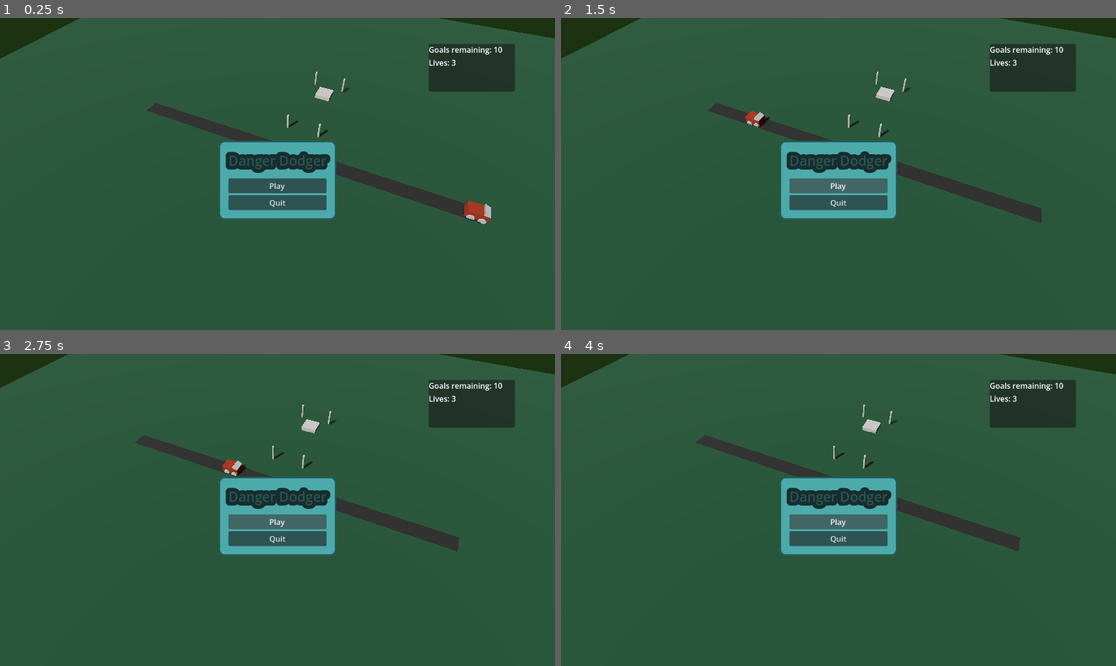
Above: before the commit, frames 1-4 (two rows, left to right).
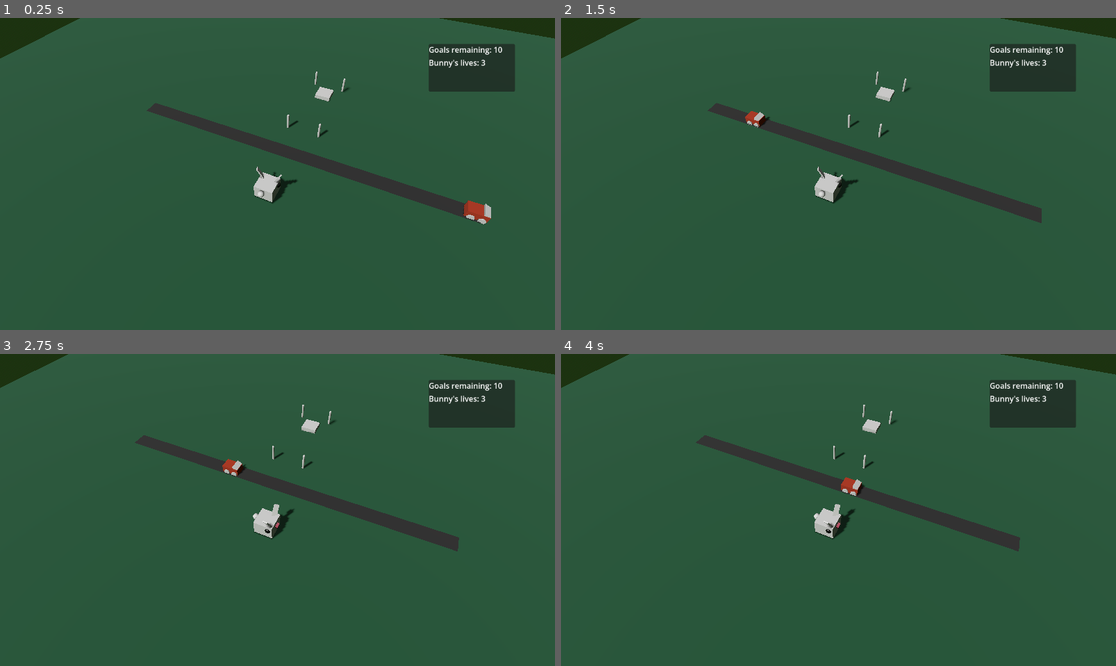
Above: after the commit, the same moments.

Repository: unblinky/danger-dodger-plus
Game: Godot game, scene res://Main/Main.tscn
Same seed, same stepped clock (60 frames per second), same inputs: the game is played once before the commit and once after it.
Inputs (mouse positions are in pixels of both pictures, inside the frame that each line leads up to):
- Up to frame 1 (0.25 s): no input
- Up to frame 2 (1.5 s): click (838, 186) at 0.5 s, where only the run before the commit has a clickable "Play"; click (838, 186) at 1.25 s, where only the run before the commit has a clickable "Play"
- Up to frame 3 (2.75 s): hold D (move_right) from 2.03 s (still down)
- Up to frame 4 (4 s): release D (move_right) at 2.78 s; hold S (move_down) 2.78-3.53 s; hold D (move_right) from 3.53 s (still down)

The runs differ from the first frame. In frame 1, 4.0% of the frame differs, in the area x 39-88%, y 13-65%; in frame 2, 4.5%; in frame 3, 4.5%; in frame 4, 4.5%.

Commit message:
Animal UI. PauseMenu object.

Diff:
--- a/Code/Animal/Animal.gd
+++ b/Code/Animal/Animal.gd
@@ -1,77 +1,74 @@
-# var = nouns
-# func = verbs
-# if match conditions
-# for = loops
+extends Area3D
+class_name Animal ## The main class for the player input.
 
-# 80%
+# TODO:
+# [ ] Is game over?
+#   [ ] What should happen?
 
 
-extends Area3D
-class_name Animal
+# [x] Subtract life.
+# [x] update_lives(-1)
+# [x] Disable / enable hitbox: solution:
+#     collider.set_deferred("disabled", true)
+#     collider.disabled = false
+# [x] Hide / show graphics.
+# [x] Lerp to the origin.
+#   [x] spawning point.
 
 
 # The secret hand shake.
-# Hold Ctrl + Shift + Drop
+#  Hold Ctrl + Shift + Drop
+
+@onready var collider: CollisionShape3D = $Collider
 @onready var graphics: Node3D = $Graphics
+@onready var lives_ui: Label = $UI/VBox/LivesUI
+
+@export var lives: int = 3 ## Bunny lives.
 
 var leap_distance: float = 1.0
 var weight: float = 1.0 # 0 - 1
 var weight_speed: float = 5.0 # per sec.
 
+var spawning_point: Vector3
 var current_spot: Vector3
 var next_spot: Vector3
 
-
-# lerp(a, b, 0.5)
-#     16, 8, 0.5 = 4
-# lerp(position, next_spot, 0.25)
 
 func _ready() -> void:
 	# Signal hook.
 	area_entered.connect(on_entered)
 
+	# TODO: R&D why isn't this offset? Where are we clamping?
+	spawning_point = position
 	current_spot = position
 	next_spot = position
 
-
-func on_entered(other_area: Area3D) -> void:
-	if other_area is Vehicle:
-		print("Lose a life.")
-
-	if other_area is Goal:
-		print("Goal!!!")
-		# TODO: Do somthing more dynamic.
-		position = Vector3.ZERO
+	update_lives(0)
 
 
 func _process(delta: float) -> void:
 	if weight >= 1.0:
 		if Input.is_action_just_pressed("move_left"):
-			# position.x -= leap_distance
 			next_spot = current_spot + Vector3.LEFT
 			weight = 0.0
 			graphics.rotation_degrees.y = 90.0
 
 		if Input.is_action_just_pressed("move_right"):
-			#position.x += leap_distance
 			next_spot = current_spot + Vector3.RIGHT
 			weight = 0.0
 			graphics.rotation_degrees.y = -90.0
 
-		# FIXME:
 		if Input.is_action_just_pressed("move_up"):
-			#position.z -= leap_distance # Forward.
 			next_spot = current_spot + Vector3.FORWARD
 			weight = 0.0
 			graphics.rotation_degrees.y = 0.0
 
 		if Input.is_action_just_pressed("move_down"):
-			#position.z += leap_distance # Backward.
 			next_spot = current_spot + Vector3.BACK
 			weight = 0.0
 			graphics.rotation_degrees.y = 180.0
 
-	# Tweening.
+	## Tweening.
 	if weight < 1.0:
 		weight += weight_speed * delta
 		# Did we overrun the [0.0 - 1.0] clamp.
@@ -79,9 +76,37 @@
 			weight = 1.0
 			current_spot = next_spot
 
-	# Resting.
-	#else:
-	#	weight = 1.0
+	# TODO: Is it the lerp that retriggers collision detection?
+	## Always lerping. Use next_spot to move.
+	position = lerp(current_spot, next_spot, weight)
+	if current_spot == spawning_point:
+		graphics.show()
+		collider.disabled = false
 
-	#print("Weight: ", weight)
-	position = lerp(current_spot, next_spot, weight)
+
+func update_lives(delta_lives: int):
+	lives += delta_lives
+	lives_ui.text = "Bunny's lives: " + str(lives)
+
+
+func respawn():
+	# collider.disabled = true # Can't run while...
+	collider.set_deferred("disabled", true)
+
+	graphics.hide()
+	next_spot = spawning_point
+	weight = 0.0
+	print("Killed. Respawning.")
+	pass
+
+
+func on_entered(other_area: Area3D) -> void:
+	if other_area is Vehicle:
+		update_lives(-1)
+		respawn()
+		print(lives)
+
+	if other_area is Goal:
+		# DEBUG: Try moving the position?
+		respawn()
+		print("Goal!!!")
--- a/Code/Animal/Animal.tscn
+++ b/Code/Animal/Animal.tscn
@@ -23,7 +23,7 @@
 [node name="Animal" type="Area3D" unique_id=1927845697]
 script = ExtResource("1_yvsqr")
 
-[node name="CollisionShape3D" type="CollisionShape3D" parent="." unique_id=1319934459]
+[node name="Collider" type="CollisionShape3D" parent="." unique_id=1319934459]
 transform = Transform3D(1, 0, 0, 0, 1, 0, 0, 0, 1, 0, 0.5196738, 0)
 shape = SubResource("BoxShape3D_fh211")
 
@@ -82,4 +82,4 @@
 
 [node name="LivesUI" type="Label" parent="UI/VBox" unique_id=916532860]
 layout_mode = 2
-text = "Lives: 3"
+text = "Lives: 0123456789"
--- a/Code/Main/Main.gd
+++ b/Code/Main/Main.gd
@@ -1,10 +1,4 @@
 extends Node
 class_name Main
 
-@onready var quit_button: Button = $PauseMenu/VBox/QuitButton
-
-func _ready() -> void:
-	quit_button.pressed.connect(on_quit_pressed)
-
-func on_quit_pressed():
-	get_tree().quit()
+var animal: Animal
--- a/Code/Main/Main.tscn
+++ b/Code/Main/Main.tscn
@@ -5,6 +5,7 @@
 [ext_resource type="PackedScene" uid="uid://berl535au27hs" path="res://Lane/Lane.tscn" id="3_ps1la"]
 [ext_resource type="PackedScene" uid="uid://d10bdq3u7df63" path="res://Vehicle/Vehicle.tscn" id="4_6aewd"]
 [ext_resource type="PackedScene" uid="uid://c4v0peqkg130j" path="res://Goal/Goal.tscn" id="5_6aewd"]
+[ext_resource type="PackedScene" uid="uid://dkrcw84mho1yp" path="res://PauseMenu/PauseMenu.tscn" id="6_u2i7p"]
 
 [sub_resource type="ProceduralSkyMaterial" id="ProceduralSkyMaterial_83ytx"]
 sky_top_color = Color(0.5019608, 0.49411765, 0.49411765, 1)
@@ -27,28 +28,6 @@
 
 [sub_resource type="CapsuleMesh" id="CapsuleMesh_fh211"]
 radius = 0.069
-
-[sub_resource type="StyleBoxFlat" id="StyleBoxFlat_6aewd"]
-content_margin_left = 20.0
-content_margin_top = 9.0
-content_margin_right = 20.0
-content_margin_bottom = 20.0
-bg_color = Color(0.29967466, 0.66778356, 0.66767, 1)
-border_width_left = 3
-border_width_top = 3
-border_width_right = 3
-border_width_bottom = 3
-border_color = Color(0.13865176, 0.36753035, 0.3677084, 1)
-corner_radius_top_left = 12
-corner_radius_top_right = 12
-corner_radius_bottom_right = 12
-corner_radius_bottom_left = 12
-
-[sub_resource type="LabelSettings" id="LabelSettings_6aewd"]
-font_size = 28
-font_color = Color(0.18039216, 0.3254902, 0.3254902, 1)
-outline_size = 32
-outline_color = Color(0.08763171, 0.17775533, 0.17777494, 1)
 
 [node name="Main" type="Node" unique_id=1391425956]
 script = ExtResource("1_lxy7q")
@@ -103,34 +82,4 @@
 [node name="Goal" parent="." unique_id=860213988 instance=ExtResource("5_6aewd")]
 transform = Transform3D(1, 0, 0, 0, 1, 0, 0, 0, 1, 0, 0, -9)
 
-[node name="PauseMenu" type="PanelContainer" parent="." unique_id=420641389]
-anchors_preset = 8
-anchor_left = 0.5
-anchor_top = 0.5
-anchor_right = 0.5
-anchor_bottom = 0.5
-offset_left = -122.0
-offset_top = -69.0
-offset_right = 122.0
-offset_bottom = 95.0
-grow_horizontal = 2
-grow_vertical = 2
-theme_override_styles/panel = SubResource("StyleBoxFlat_6aewd")
-
-[node name="VBox" type="VBoxContainer" parent="PauseMenu" unique_id=1590555721]
-layout_mode = 2
-alignment = 1
-
-[node name="Title" type="Label" parent="PauseMenu/VBox" unique_id=1593404909]
-layout_mode = 2
-size_flags_vertical = 6
-text = "Danger Dodger"
-label_settings = SubResource("LabelSettings_6aewd")
-
-[node name="PlayButton" type="Button" parent="PauseMenu/VBox" unique_id=1762163211]
-layout_mode = 2
-text = "Play"
-
-[node name="QuitButton" type="Button" parent="PauseMenu/VBox" unique_id=423557226]
-layout_mode = 2
-text = "Quit"
+[node name="PauseMenu" parent="." unique_id=1964178808 instance=ExtResource("6_u2i7p")]
--- /dev/null
+++ b/Code/PauseMenu/PauseMenu.gd
@@ -0,0 +1,40 @@
+extends PanelContainer
+class_name PauseMenu
+## Root node is is processing: `Always`
+
+
+# TODO:
+# [x] Toggle on: `Esc`
+# [x] Pause the game.
+# [x] Play Button functions.
+
+@onready var title: Label = $VBox/Title
+@onready var play_button: Button = $VBox/PlayButton
+@onready var quit_button: Button = $VBox/QuitButton
+
+
+func _ready() -> void:
+	hide() # TODO: How do we wish to begin?
+	play_button.pressed.connect(on_play_button_pressed)
+	quit_button.pressed.connect(on_quit_button_pressed)
+
+
+func _process(delta: float) -> void:
+	if Input.is_action_just_pressed("pause"):
+		toggle_pause()
+
+## Triggered by `Esc`
+func toggle_pause():
+	if get_tree().paused:
+		hide()
+		get_tree().paused = false
+	else:
+		show()
+		get_tree().paused = true
+
+func on_play_button_pressed():
+	get_tree().paused = false
+	hide()
+
+func on_quit_button_pressed():
+	get_tree().quit()
--- /dev/null
+++ b/Code/PauseMenu/PauseMenu.tscn
@@ -0,0 +1,59 @@
+[gd_scene format=3 uid="uid://dkrcw84mho1yp"]
+
+[ext_resource type="Script" uid="uid://bo0m5o8islhfu" path="res://PauseMenu/PauseMenu.gd" id="1_egqmv"]
+
+[sub_resource type="StyleBoxFlat" id="StyleBoxFlat_6aewd"]
+content_margin_left = 20.0
+content_margin_top = 9.0
+content_margin_right = 20.0
+content_margin_bottom = 20.0
+bg_color = Color(0.29967466, 0.66778356, 0.66767, 1)
+border_width_left = 3
+border_width_top = 3
+border_width_right = 3
+border_width_bottom = 3
+border_color = Color(0.13865176, 0.36753035, 0.3677084, 1)
+corner_radius_top_left = 12
+corner_radius_top_right = 12
+corner_radius_bottom_right = 12
+corner_radius_bottom_left = 12
+
+[sub_resource type="LabelSettings" id="LabelSettings_6aewd"]
+font_size = 28
+font_color = Color(0.18039216, 0.3254902, 0.3254902, 1)
+outline_size = 32
+outline_color = Color(0.08763171, 0.17775533, 0.17777494, 1)
+
+[node name="PauseMenu" type="PanelContainer" unique_id=1964178808]
+process_mode = 3
+anchors_preset = 8
+anchor_left = 0.5
+anchor_top = 0.5
+anchor_right = 0.5
+anchor_bottom = 0.5
+offset_left = -122.0
+offset_top = -69.0
+offset_right = 122.0
+offset_bottom = 95.0
+grow_horizontal = 2
+grow_vertical = 2
+theme_override_styles/panel = SubResource("StyleBoxFlat_6aewd")
+script = ExtResource("1_egqmv")
+
+[node name="VBox" type="VBoxContainer" parent="." unique_id=672339861]
+layout_mode = 2
+alignment = 1
+
+[node name="Title" type="Label" parent="VBox" unique_id=1857426959]
+layout_mode = 2
+size_flags_vertical = 6
+text = "Danger Dodger"
+label_settings = SubResource("LabelSettings_6aewd")
+
+[node name="PlayButton" type="Button" parent="VBox" unique_id=2063558750]
+layout_mode = 2
+text = "Play"
+
+[node name="QuitButton" type="Button" parent="VBox" unique_id=1192013908]
+layout_mode = 2
+text = "Quit"
Not shown, added: Code/PauseMenu/PauseMenu.gd.uid
